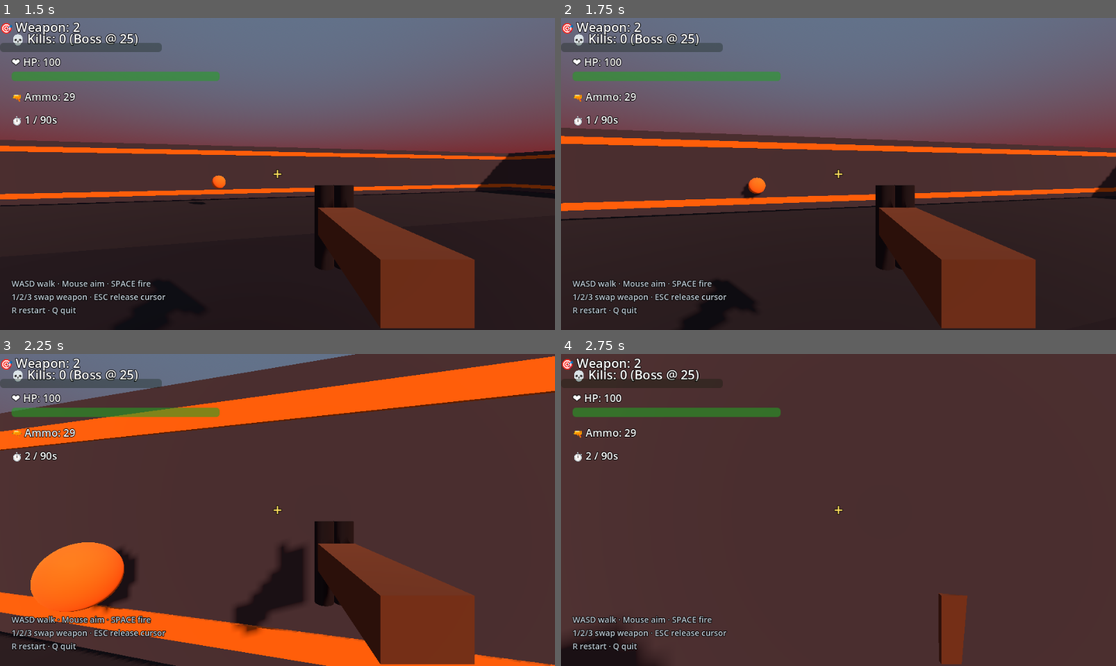
Above: before the commit, frames 1-4 (two rows, left to right).
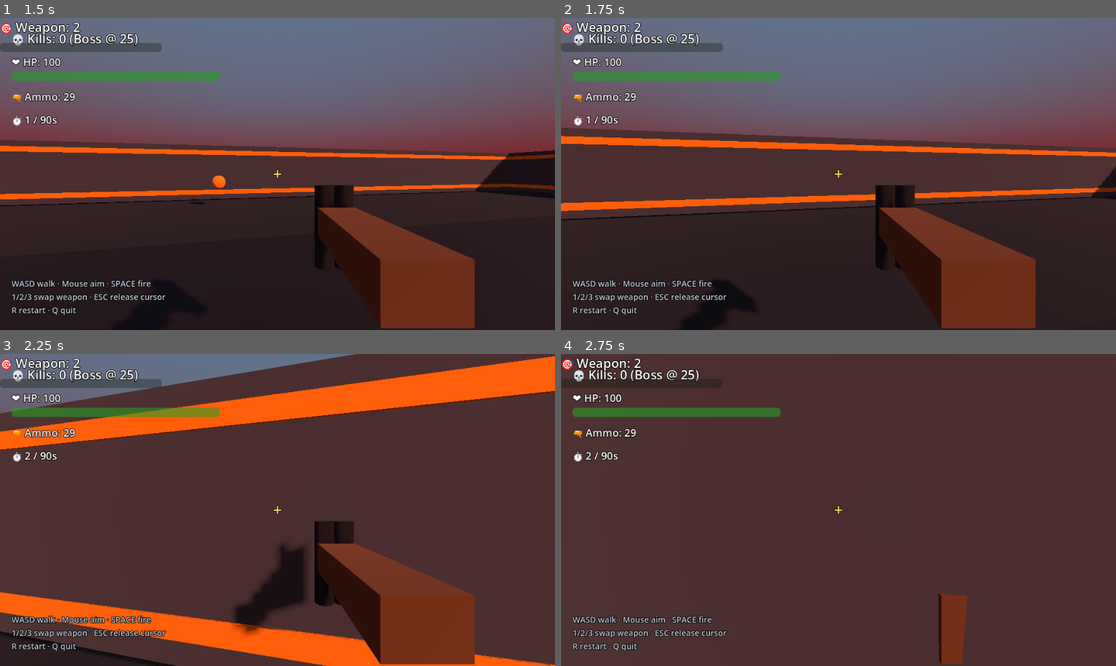
Above: after the commit, the same moments.

Repository: kamwoh/yume
Game: Godot game, scene res://scenes/doomarena3d.tscn
Same seed, same stepped clock (60 frames per second), same inputs: the game is played once before the commit and once after it. This scene is started directly instead of the project's main scene.
Inputs (mouse positions are in pixels of both pictures, inside the frame that each line leads up to):
- Up to frame 1 (1.5 s): tap Enter (ui_accept) at 0.5, 0.77 s; move the mouse to (271, 180) at 0.52 s; hold W (move_north) from 0.53 s (still down); tap Space (spark) at 0.6 s; click (271, 180) at 0.67 s; move the mouse to (316, 177) at 1.27 s; tap 2 (weapon_2) at 1.35 s
- Up to frame 2 (1.75 s): keep holding W (move_north); tap Enter (ui_accept) at 1.52 s
- Up to frame 3 (2.25 s): keep holding W (move_north); move the mouse to (233, 506) at 2.02 s; tap R at 2.1 s
- Up to frame 4 (2.75 s): keep holding W (move_north)

Frame 1 is identical in both runs. In frame 2, 0.2% of the frame differs, in the area x 32-37%, y 51-59%; in frame 3, 3.1%, in the area x 5-25%, y 60-84%; in frame 4, 1.2%.

Commit message:
Fix: bullet hangs at wall — actually despawn instead of setting lifetime=0
User playtest: "when the bullet hit the wall, it indeed stop, but it
just stay there?" Previous fix set state.lifetime=0 to trigger
auto-removal, but _decrement_lifetimes skips entities ALREADY at 0
(early-continue at line 341). So the bullet's lifetime stayed at 0
forever and it never despawned — visible artifact at the wall.

Fix: queue projectile-blocked entities into _pending_remove_ids and
drain them after the iteration loop (mirror the same remove path
used by _decrement_lifetimes — relations.clear_entity, spatial_index
remove, entities.erase, queue_free). 211 unit + 34 scenarios pass.

Now when a bullet hits a wall it disappears immediately. Future
polish: spawn a particle_spark at the impact point for visual
"hit" feedback (1 line in the projectile-blocked branch).

Co-Authored-By: Claude Opus 4.7 (1M context) <noreply@anthropic.com>

Diff:
--- a/archetypes/core/templates/godot/scripts/engine/world.gd
+++ b/archetypes/core/templates/godot/scripts/engine/world.gd
@@ -436,9 +436,12 @@
 ## oblique angles can tunnel through thin walls. Acceptable for arcade-feel.
 const DRAG_REST_EPSILON := 0.5
 const DEFAULT_BODY_RADIUS := 0.4
+var _pending_remove_ids: Array[String] = []
+
 func _integrate_motion(delta: float) -> void:
 	# ADR 0004: collect blockers once per frame (immovable static obstacles).
 	var blockers: Array = _collect_blockers()
+	_pending_remove_ids = []
 	for id in entities.keys():
 		var ent = entities[id]
 		if not (ent is Entity): continue
@@ -511,16 +514,29 @@
 						new_p2v = _resolve_motion_2d(p as Vector2, new_p2v, body_r, blockers)
 				(ent as Entity).set_position(new_p2v)
 				moved = true
-		# Projectile that hit a blocker: zero its velocity AND lifetime so
-		# it visibly stops at the wall and despawns next tick (no slide-
-		# along, no infinite hang).
+		# Projectile that hit a blocker: queue for immediate removal so it
+		# doesn't hang at the wall. Collected post-loop to avoid mutating
+		# entities mid-iteration. (Set velocity=0 first as a defensive
+		# guard against late-frame motion before the deferred removal.)
 		if is_projectile and moved:
 			var p_after = (ent as Entity).get_position()
 			if p_after == p:
 				(ent as Entity).set_velocity(Vector3.ZERO if p is Vector3 else Vector2.ZERO)
-				(ent as Entity).set_state("lifetime", 0)
+				_pending_remove_ids.append(str(id))
 		if moved and spatial_index != null:
 			spatial_index.update_entity(id, (ent as Entity).get_planar_position())
+	# Drain queued projectile removals (bullets that hit walls). Runs OUTSIDE
+	# the entities.keys() loop so we don't mutate during iter.
+	for rid in _pending_remove_ids:
+		var rent: Entity = entities.get(rid, null)
+		if rent == null: continue
+		if relations != null:
+			relations.clear_entity(rid)
+		if spatial_index != null and spatial_index.has_method("remove_entity"):
+			spatial_index.remove_entity(rid)
+		entities.erase(rid)
+		rent.queue_free()
+	_pending_remove_ids = []
 
 
 ## ADR 0004: build a snapshot of all `blocks_motion` AABBs for this frame.
